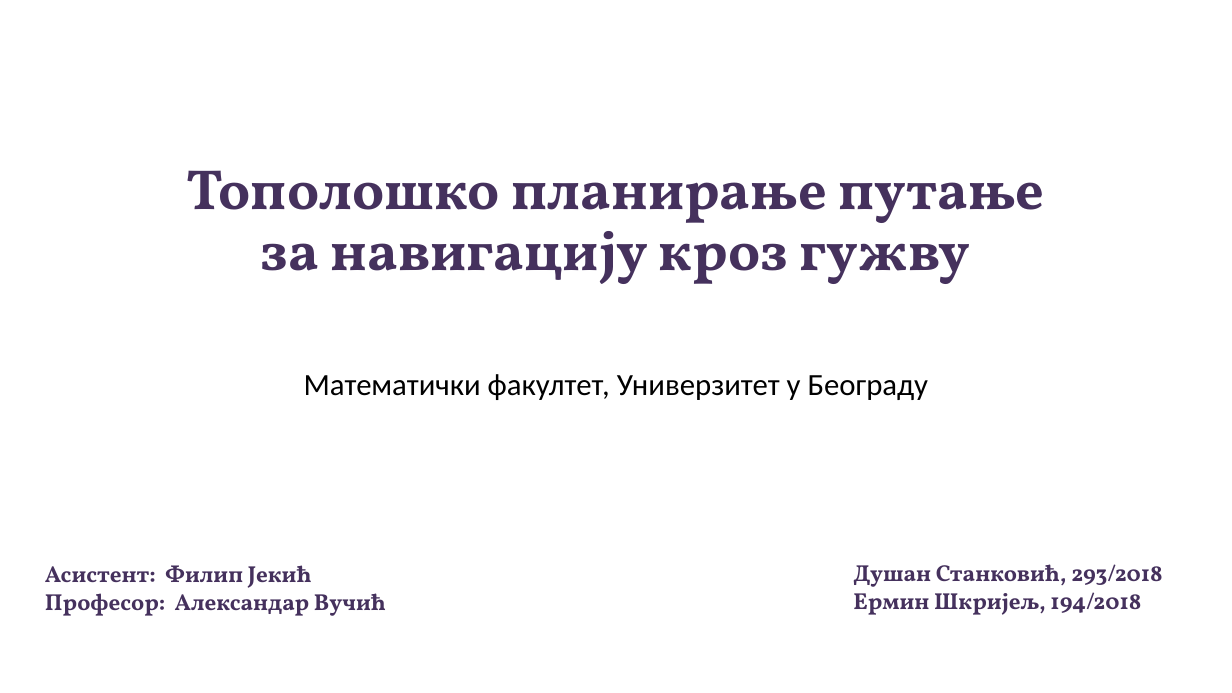
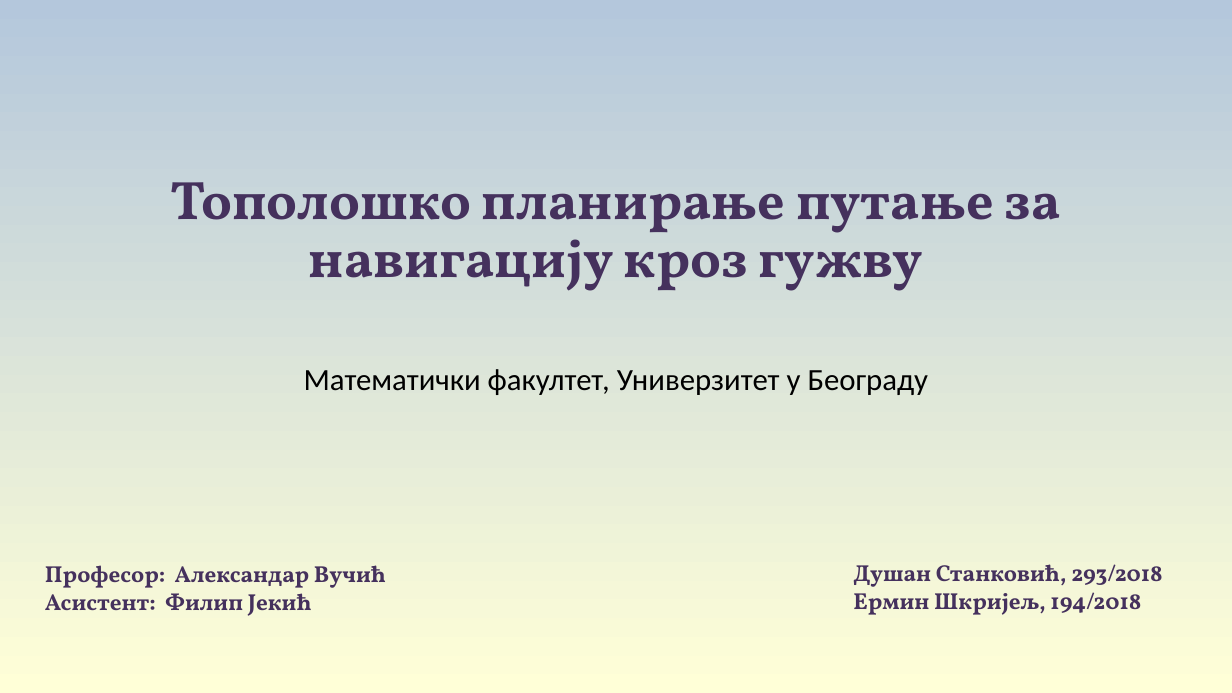
Before and after one commit to fongsd/Topologija, a slide deck: slide 1 of Тополошко планирање путање за навигацију кроз гужву .pptx. Drawn at 1232x693 pixels with LibreOffice and Linux fonts; fonts in the diff are those of the drawing. Boxes give left, top, right and bottom in pixels: in the first picture for what was removed or moved away, otherwise in the second. Text is boxed around its words. In the diff, an @@ line names an element or a change of style, - is before the commit and + after.

```diff
--- a/Тополошко планирање путање за навигацију кроз гужву .pptx
+++ b/Тополошко планирање путање за навигацију кроз гужву .pptx
@@ background #FFFFFF to gradient #B4C7DC to #FFFFD7 @@
@@ title "Тополошко планирање путање за навигацију ..." at <box>171,182,1061,291</box>: size 44 to 42.2 pt @@
@@ subtitle "Математички факултет, Универзитет у Београду": place and size @@
-subtitle "Математички факултет, Универзитет у Београду" at <box>304,374,929,400</box>
+subtitle "Математички факултет, Универзитет у Београду" at <box>304,369,929,395</box>
@@ text at <box>45,565,386,588</box>: paragraph added @@
+Професор: Александар Вучић
@@ text at <box>45,593,386,616</box>: paragraph removed @@
-Професор: Александар Вучић
```
Also in this commit, not shown: 14 other slides changed, 2 other files.
